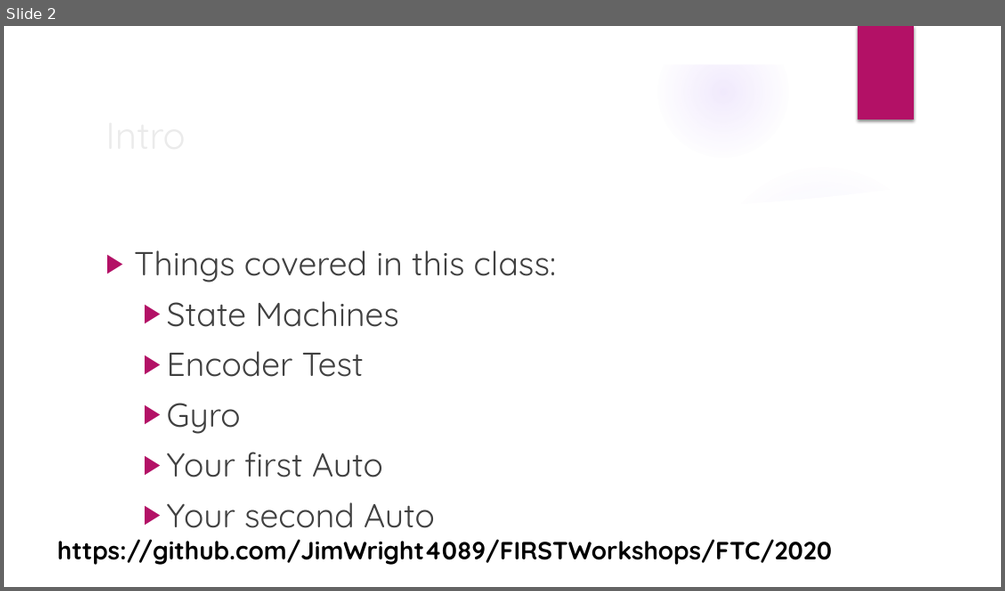
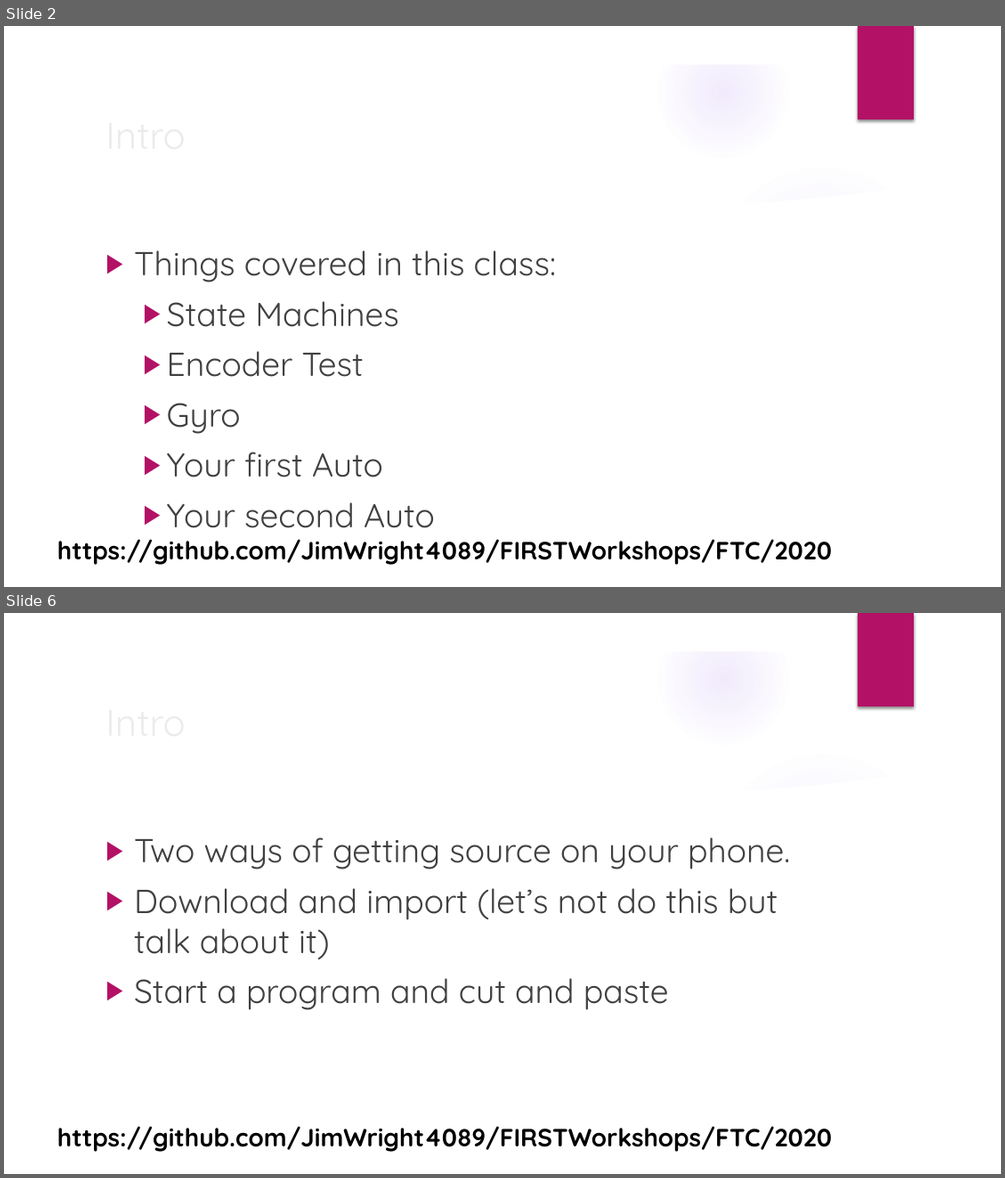
Before and after one commit to JimWright4089/FIRSTWorkshops, a slide deck: FTC/2020/All About Auto.pptx. Shown one above the other, each under a label of ours: slide 2 before the commit, slides 2 and 6 after it; the slides between them are not shown. The pictures are 1005x591 and 1005x1178 pixels, drawn with LibreOffice and Linux fonts; fonts in the diff are those of the drawing; background and template pictures are left out. Boxes give left, top, right and bottom in pixels: in the first picture for what was removed or moved away, otherwise in the second. Text is boxed around its words. In the diff, an @@ line names an element or a change of style, - is before the commit and + after.

```diff
--- a/FTC/2020/All About Auto.pptx
+++ b/FTC/2020/All About Auto.pptx
@@ slide 6 added at (x1=4, y1=613, x2=1001, y2=1174), background picture (left out); not listed: 9 template elements that a slide beside it also shows @@
@@ title added at (x1=98, y1=692, x2=815, y2=750), 36 pt, text #EBEBEB @@
+Intro
@@ text added at (x1=134, y1=837, x2=790, y2=1010), 32 pt, text #404040 @@
+▶ Two ways of getting source on your phone.
+▶ Download and import (let’s not do this but talk about it)
+▶ Start a program and cut and paste
@@ text added at (x1=57, y1=1126, x2=832, y2=1151), 24 pt, text #000000, bold @@
+https://github.com/JimWright4089/FIRSTWorkshops/FTC/2020
```
Also in this commit, not shown: 2 slides changed, 14 other slides added.
